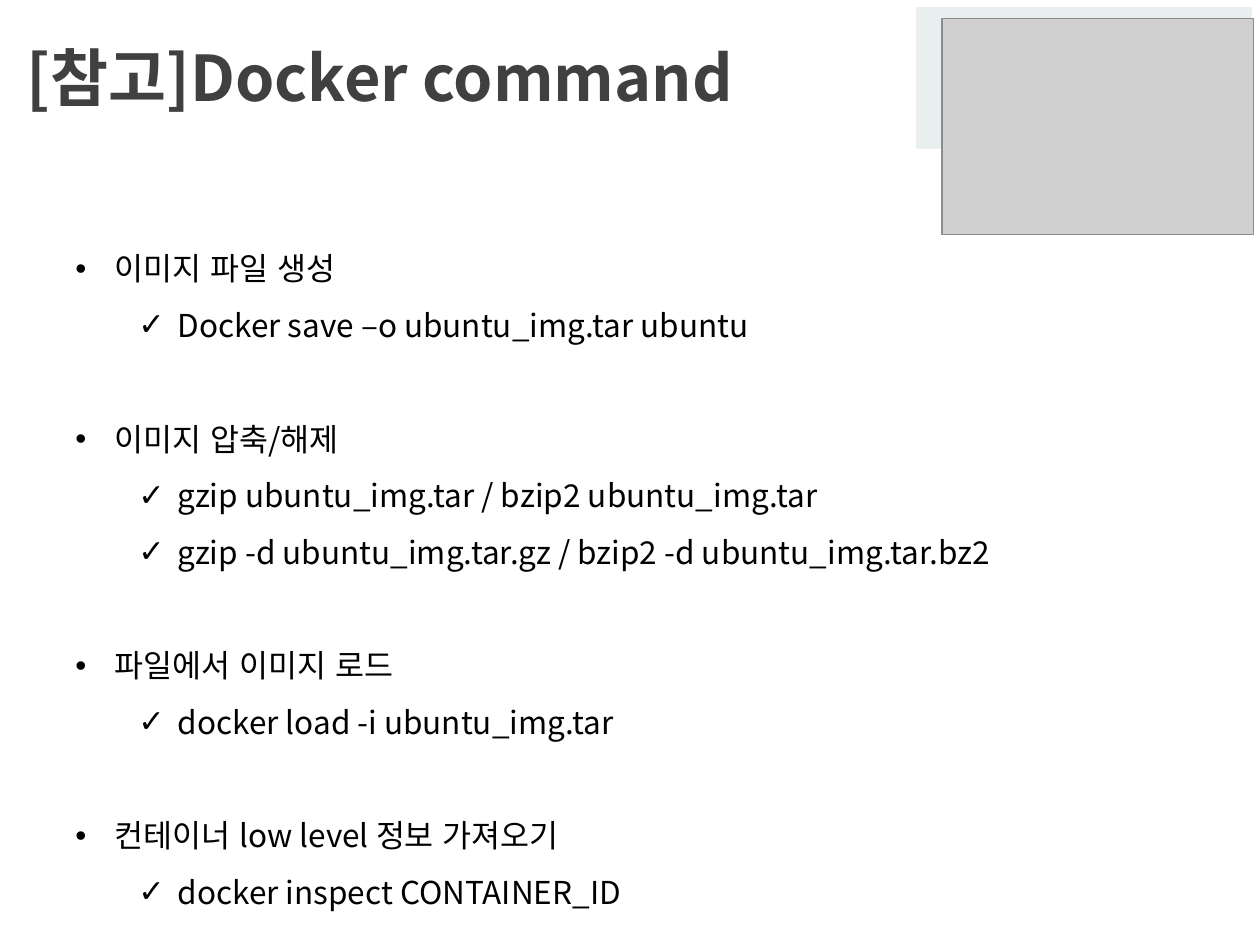
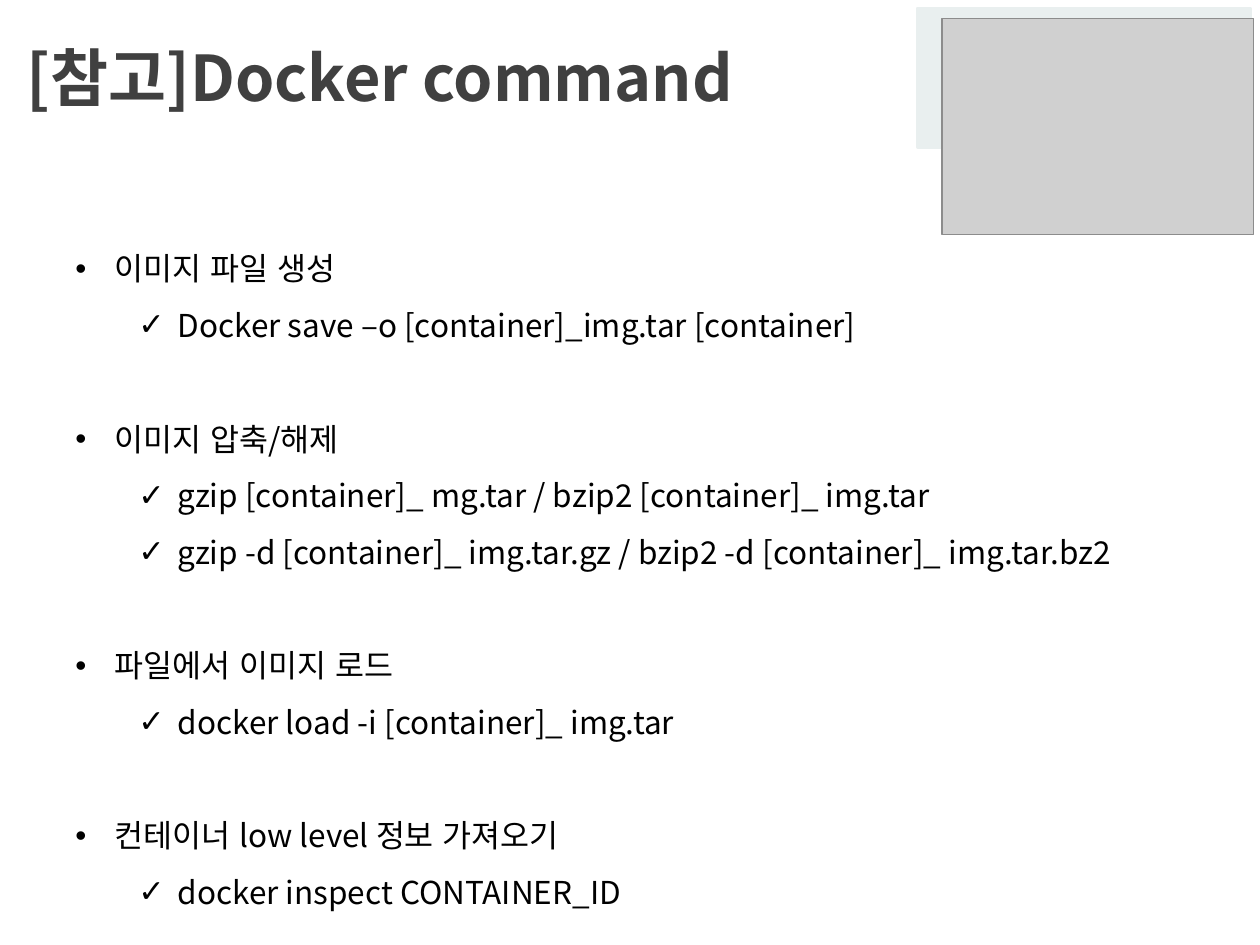
Before and after one commit to SSU-ALOE/IT_Trend_Conference, a slide deck: slide 29 of pandog_docker[4.26].pptx (slide 21 before the commit). Drawn at 1260x945 pixels with LibreOffice and Linux fonts; fonts in the diff are those of the drawing; grey boxes stand for pictures; background and template pictures are left out. Boxes give left, top, right and bottom in pixels: in the first picture for what was removed or moved away, otherwise in the second. Text is boxed around its words. In the diff, an @@ line names an element or a change of style, - is before the commit and + after.

Commit message:
5/11 upload

```diff
--- a/pandog_docker[4.26].pptx
+++ b/pandog_docker[4.26].pptx
@@ text at [178, 312, 855, 345]: text changed @@
-    ✓ Docker save –o ubuntu_img.tar ubuntu
+    ✓ Docker save –o [container]_img.tar [container]
@@ text at [178, 482, 1110, 572]: text changed @@
-    ✓ gzip ubuntu_img.tar / bzip2 ubuntu_img.tar
-    ✓ gzip -d ubuntu_img.tar.gz / bzip2 -d ubuntu_img.tar.bz2
+    ✓ gzip [container]_ mg.tar / bzip2 [container]_ img.tar
+    ✓ gzip -d [container]_ img.tar.gz / bzip2 -d [container]_ img.tar.bz2
@@ text at [178, 709, 674, 742]: text changed @@
-    ✓ docker load -i ubuntu_img.tar
+    ✓ docker load -i [container]_ img.tar
```
Also in this commit, not shown: 8 other slides changed, 9 slides added.
